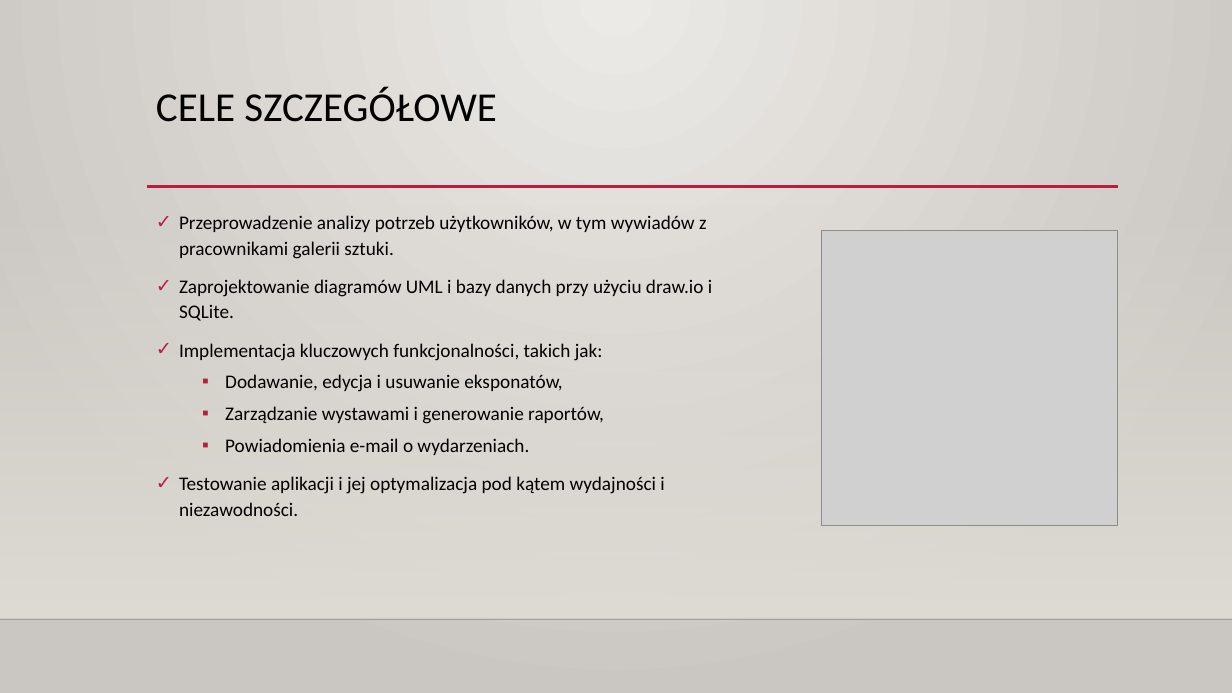
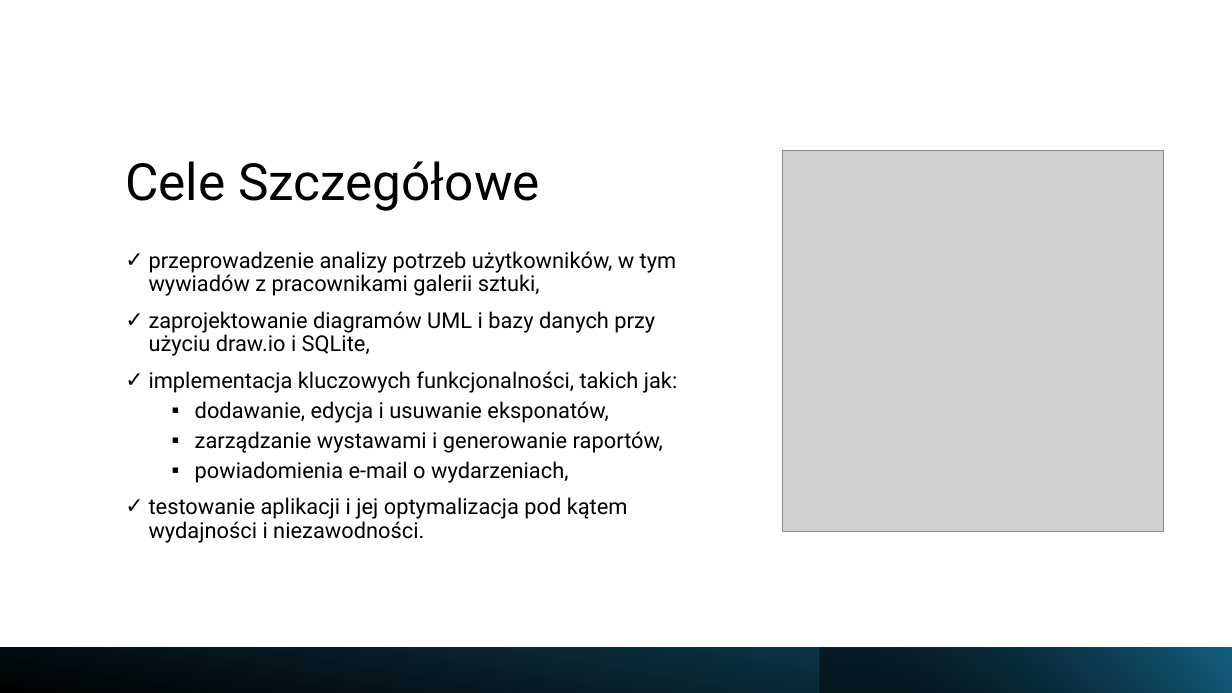
Before and after one commit to oliwiaglodek/MuzeumWPF, a slide deck: slide 5 of Prezentacja na obronę.pptx. Drawn at 1232x693 pixels with LibreOffice and Linux fonts; fonts in the diff are those of the drawing; grey boxes stand for pictures; background and template pictures are left out. Boxes give left, top, right and bottom in pixels: in the first picture for what was removed or moved away, otherwise in the second. Text is boxed around its words. In the diff, an @@ line names an element or a change of style, - is before the commit and + after.

```diff
--- a/Prezentacja na obronę.pptx
+++ b/Prezentacja na obronę.pptx
@@ background gradient #ECEAE7 to #CAC7C1 to #FFFFFF @@
@@ title "Cele Szczegółowe" at bbox=[125, 161, 539, 211]: vertical alignment top to bottom @@
@@ title at bbox=[125, 161, 539, 211]: text changed; size 32 to 40 pt; font Calibri to Roboto @@
-CELE SZCZEGÓŁOWE
+Cele Szczegółowe
@@ picture: place and size @@
-picture at bbox=[822, 230, 1117, 526]
+picture at bbox=[783, 151, 1164, 531]
@@ rectangle removed at bbox=[0, 204, 1232, 619] @@
@@ line removed from (147, 187) to (1118, 187) @@
@@ text at bbox=[149, 251, 677, 543]: text changed; size 15 to 17 pt; font Calibri to Roboto @@
-✓ Przeprowadzenie analizy potrzeb użytkowników, w tym wywiadów z pracownikami galerii sztuki.
-✓ Zaprojektowanie diagramów UML i bazy danych przy użyciu draw.io i SQLite.
-✓ Implementacja kluczowych funkcjonalności, takich jak:
-  ▪ Dodawanie, edycja i usuwanie eksponatów,
-  ▪ Zarządzanie wystawami i generowanie raportów,
-  ▪ Powiadomienia e-mail o wydarzeniach.
-✓ Testowanie aplikacji i jej optymalizacja pod kątem wydajności i niezawodności.
+✓ przeprowadzenie analizy potrzeb użytkowników, w tym wywiadów z pracownikami galerii sztuki,
+✓ zaprojektowanie diagramów UML i bazy danych przy użyciu draw.io i SQLite,
+✓ implementacja kluczowych funkcjonalności, takich jak:
+  ▪ dodawanie, edycja i usuwanie eksponatów,
+  ▪ zarządzanie wystawami i generowanie raportów,
+  ▪ powiadomienia e-mail o wydarzeniach,
+✓ testowanie aplikacji i jej optymalizacja pod kątem wydajności i niezawodności.
@@ line removed from (0, 619) to (1232, 619) @@
@@ rectangle added at bbox=[0, 648, 1232, 693], fill gradient #000000 to #104862 @@
@@ rectangle added at bbox=[821, 648, 1232, 693], fill gradient #000000 to #156082 @@
```
Also in this commit, not shown: 20 other slides changed, 1 slide removed, 1 other file.
